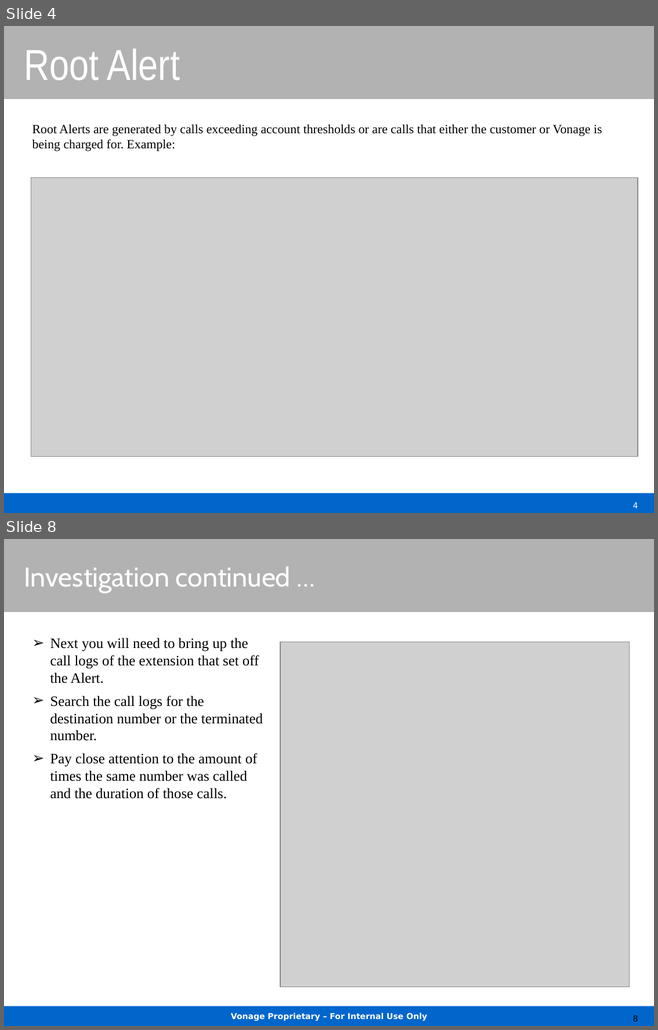
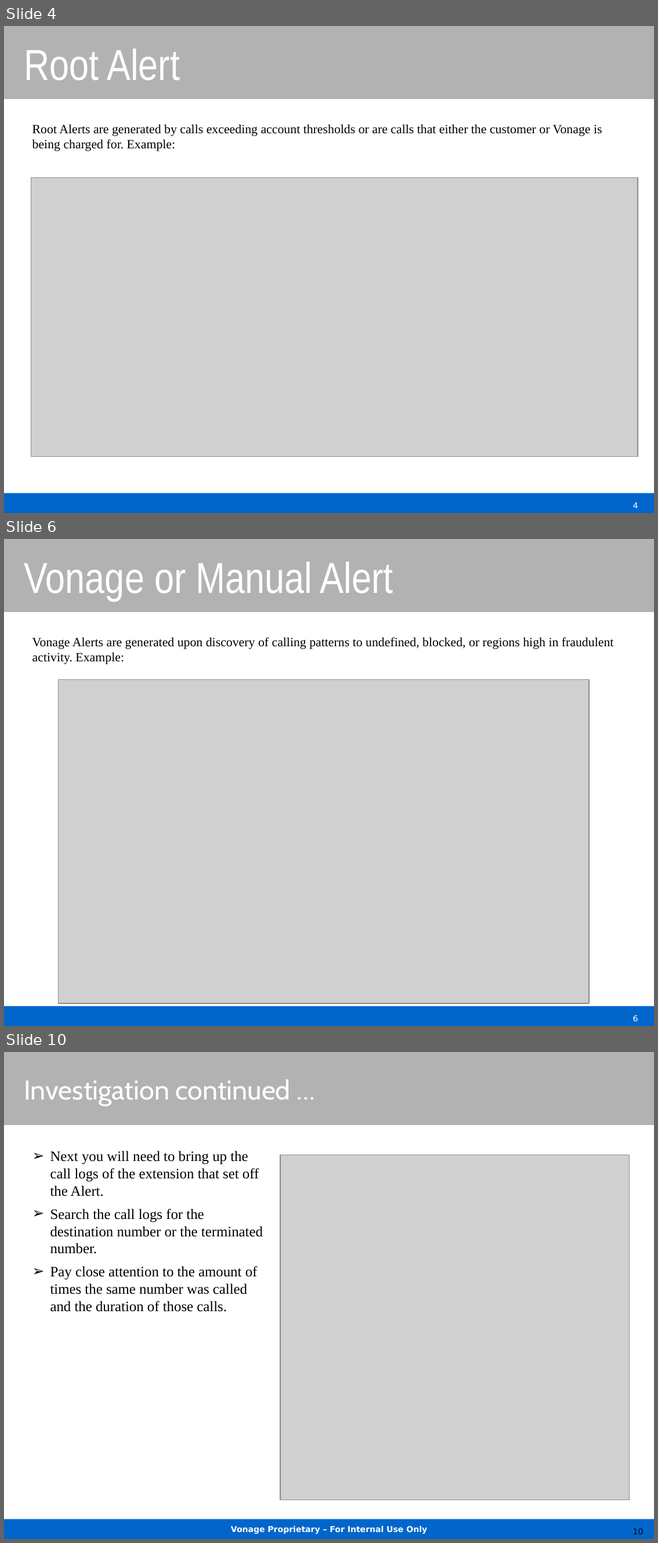
Before and after one commit to tbmillikin/Fraud-Procedures, a slide deck: On-CallFraudProcedures.pptx. Shown one above the other, each under a label of ours: slides 4 and 8 before the commit, slides 4, 6 and 10 after it; the slides between them are not shown. The pictures are 658x1030 and 658x1543 pixels, drawn with LibreOffice and Linux fonts; fonts in the diff are those of the drawing; grey boxes stand for pictures; background and template pictures are left out. Boxes give left, top, right and bottom in pixels: in the first picture for what was removed or moved away, otherwise in the second. Text is boxed around its words. In the diff, an @@ line names an element or a change of style, - is before the commit and + after.

Commit message:
worked on types of fraud

```diff
--- a/On-CallFraudProcedures.pptx
+++ b/On-CallFraudProcedures.pptx
@@ slide 6 added at bbox=[4, 539, 654, 1026], background picture (left out); not listed: 2 template elements that a slide beside it also shows @@
@@ title added at bbox=[24, 562, 393, 601], 48 pt, text #FFFFFF @@
+Vonage or Manual Alert
@@ text added at bbox=[32, 637, 614, 664], 14 pt, text #000000 @@
+Vonage Alerts are generated upon discovery of calling patterns to undefined, blocked, or regions high in fraudulent activity. Example:
@@ picture added at bbox=[58, 680, 589, 1004] @@
@@ page number added at bbox=[633, 1015, 638, 1022], 9 pt, text #FFFFFF @@
+6
@@ what was slide 8 is now slide 10 @@
@@ page number at bbox=[633, 1528, 643, 1535]: text changed @@
-8
+10
```
Also in this commit, not shown: 3 slides changed, 1 other slide added.
